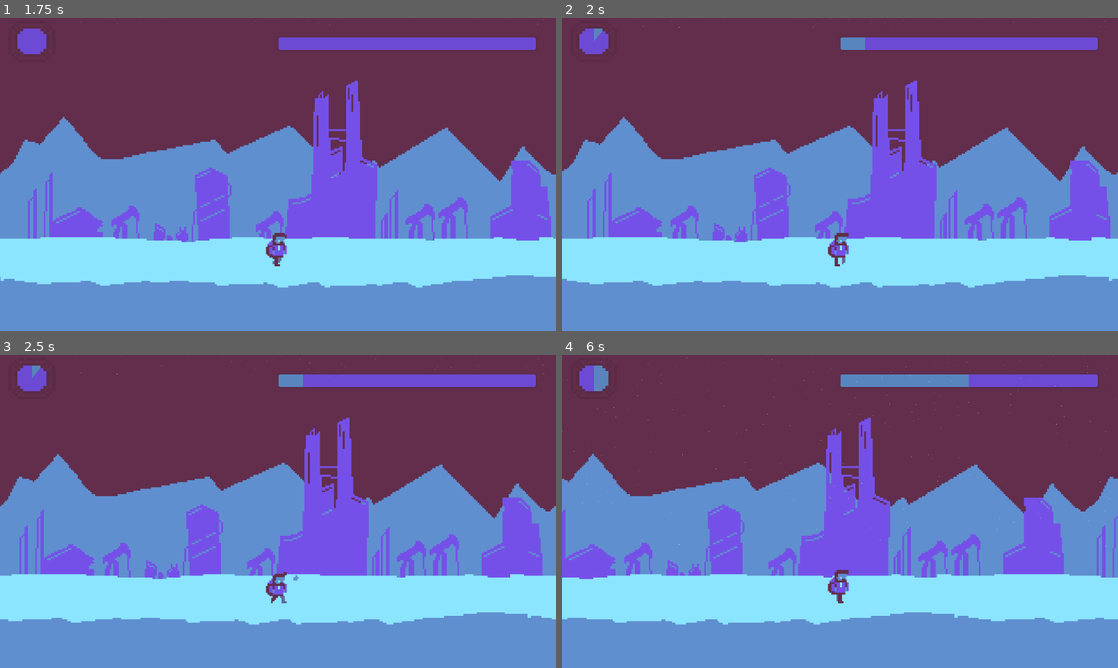
Above: before the commit, frames 1-4 (two rows, left to right).
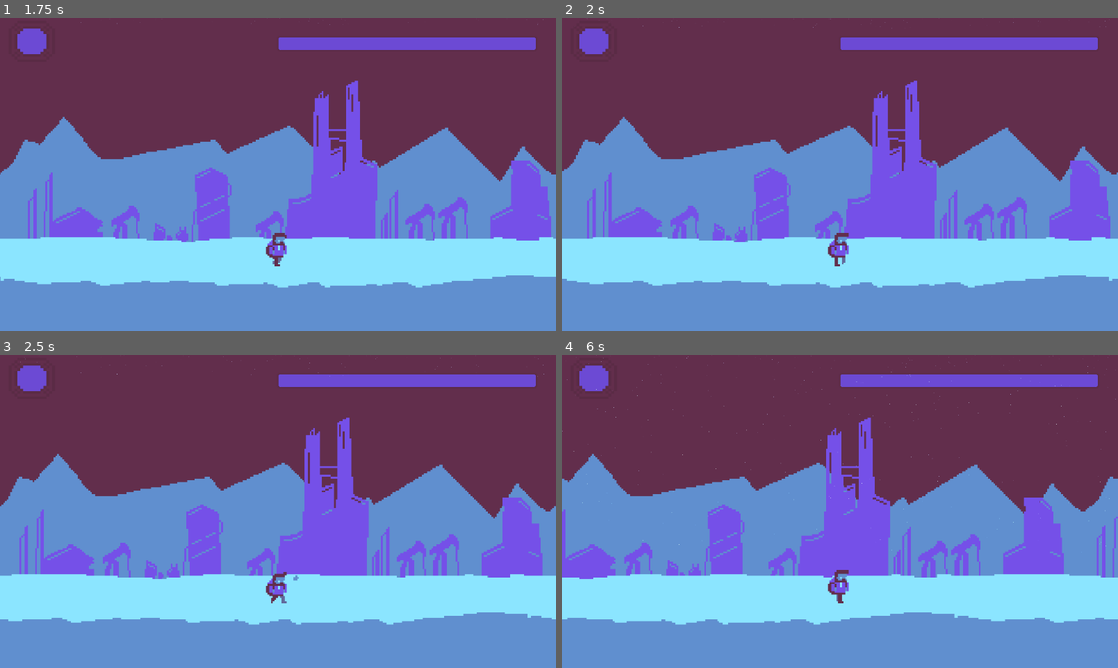
Above: after the commit, the same moments.

Repository: Mightysmallfry/BonesAndBullets
Game: Godot game, scene res://Menus/main_menu.tscn
The game is run twice, just before and just after one commit, with the same random seed, the same clock (stepped at 60 frames per second) and the same inputs.
Inputs (mouse positions are in pixels of both pictures, inside the frame that each line leads up to):
- Up to frame 1 (1.75 s): click "Begin Your Expedition" at 0.5 s; click "Continue" at 1.25 s
- Up to frame 2 (2 s): no input
- Up to frame 3 (2.5 s): tap Enter at 2 s; move the mouse to (400, 495) at 2.02 s; click (400, 495) at 2.17 s
- Up to frame 4 (6 s): move the mouse to (728, 527) at 2.77 s; click (728, 527) at 2.92 s; move the mouse to (895, 442) at 3.52 s; click (895, 442) at 3.67 s; move the mouse to (812, 574) at 4.27 s; click (812, 574) at 4.42 s; move the mouse to (1006, 558) at 5.02 s; click (1006, 558) at 5.17 s; move the mouse to (673, 464) at 5.77 s; click (673, 464) at 5.92 s

Frame 1 is identical in both runs. In frame 2, 0.2% of the frame differs, in the area x 5-55%, y 3-11%; in frame 3, 0.2%; in frame 4, 1.1%, in the area x 5-74%, y 3-12%.
Error after the commit: Invalid assignment of property or key 'time' with value of type 'float' on a base object of type 'Timer'. (res://World/main.gd:21)

Commit message:
Combat effectively done

Diff:
--- a/Combat/Arena.tscn
+++ b/Combat/Arena.tscn
@@ -6,9 +6,10 @@
 [ext_resource type="PackedScene" uid="uid://uppqbbrbo8c1" path="res://Player/cross_input_handler.tscn" id="2_wtktk"]
 [ext_resource type="Script" uid="uid://dy65ldlqe2cvl" path="res://Assets/VFX/SnowEffect.gd" id="3_obj01"]
 [ext_resource type="Script" uid="uid://jxm3k2ac7oqr" path="res://Combat/Scripts/combatUI.gd" id="4_wtktk"]
-[ext_resource type="Script" uid="uid://bx35vmfikgmrj" path="res://Combat/button_hell.gd" id="6_o6ykf"]
+[ext_resource type="Script" uid="uid://bx35vmfikgmrj" path="res://Combat/Scripts/button_hell.gd" id="6_o6ykf"]
 [ext_resource type="Texture2D" uid="uid://ct8jsv8axjcwe" path="res://icon.svg" id="6_tc6bs"]
 [ext_resource type="AudioStream" uid="uid://bemxngtaip3b0" path="res://Assets/[Fight Theme]-Fighting Against Despair_v_0B.mp3" id="8_d331y"]
+[ext_resource type="Script" uid="uid://ciilte8rtixnx" path="res://Combat/Scripts/combat_win.gd" id="10_1uhy4"]
 
 [sub_resource type="CanvasItemMaterial" id="CanvasItemMaterial_eemgk"]
 blend_mode = 1
@@ -815,6 +816,90 @@
 \"FLEE\" and end the combat"
 
 [node name="Button" type="Button" parent="RULES/MarginContainer/VBoxContainer"]
+layout_mode = 2
+text = "Return"
+
+[node name="WIN" type="PanelContainer" parent="."]
+visible = false
+offset_left = -1.0
+offset_top = 1.0
+offset_right = 1152.0
+offset_bottom = 650.0
+theme = SubResource("Theme_1uhy4")
+script = ExtResource("10_1uhy4")
+
+[node name="MarginContainer" type="MarginContainer" parent="WIN"]
+layout_mode = 2
+
+[node name="VBoxContainer" type="VBoxContainer" parent="WIN/MarginContainer"]
+layout_mode = 2
+size_flags_horizontal = 4
+size_flags_vertical = 4
+
+[node name="Label" type="Label" parent="WIN/MarginContainer/VBoxContainer"]
+layout_mode = 2
+text = "Points To Alocate: 10"
+
+[node name="GridContainer" type="GridContainer" parent="WIN/MarginContainer/VBoxContainer"]
+layout_mode = 2
+columns = 2
+
+[node name="Label" type="Label" parent="WIN/MarginContainer/VBoxContainer/GridContainer"]
+layout_mode = 2
+text = "Speed: 50"
+horizontal_alignment = 1
+
+[node name="HBoxContainer" type="HBoxContainer" parent="WIN/MarginContainer/VBoxContainer/GridContainer"]
+layout_mode = 2
+size_flags_horizontal = 3
+
+[node name="Speed-" type="Button" parent="WIN/MarginContainer/VBoxContainer/GridContainer/HBoxContainer"]
+layout_mode = 2
+size_flags_horizontal = 3
+text = "-"
+
+[node name="Speed+" type="Button" parent="WIN/MarginContainer/VBoxContainer/GridContainer/HBoxContainer"]
+layout_mode = 2
+size_flags_horizontal = 3
+text = "+"
+
+[node name="Label2" type="Label" parent="WIN/MarginContainer/VBoxContainer/GridContainer"]
+layout_mode = 2
+text = "Aim: 50"
+horizontal_alignment = 1
+
+[node name="HBoxContainer2" type="HBoxContainer" parent="WIN/MarginContainer/VBoxContainer/GridContainer"]
+layout_mode = 2
+
+[node name="Aim-" type="Button" parent="WIN/MarginContainer/VBoxContainer/GridContainer/HBoxContainer2"]
+layout_mode = 2
+size_flags_horizontal = 3
+text = "-"
+
+[node name="Aim+" type="Button" parent="WIN/MarginContainer/VBoxContainer/GridContainer/HBoxContainer2"]
+layout_mode = 2
+size_flags_horizontal = 3
+text = "+"
+
+[node name="Label3" type="Label" parent="WIN/MarginContainer/VBoxContainer/GridContainer"]
+layout_mode = 2
+text = "Melee : 50"
+horizontal_alignment = 1
+
+[node name="HBoxContainer3" type="HBoxContainer" parent="WIN/MarginContainer/VBoxContainer/GridContainer"]
+layout_mode = 2
+
+[node name="Melee-" type="Button" parent="WIN/MarginContainer/VBoxContainer/GridContainer/HBoxContainer3"]
+layout_mode = 2
+size_flags_horizontal = 3
+text = "-"
+
+[node name="Melee+" type="Button" parent="WIN/MarginContainer/VBoxContainer/GridContainer/HBoxContainer3"]
+layout_mode = 2
+size_flags_horizontal = 3
+text = "+"
+
+[node name="Return" type="Button" parent="WIN/MarginContainer/VBoxContainer"]
 layout_mode = 2
 text = "Return"
 
@@ -897,3 +982,17 @@
 [connection signal="pressed" from="Sacrifice/MarginContainer/GridContainer/Ammo" to="Container" method="_on_ammo_pressed"]
 [connection signal="mouse_entered" from="RULES/MarginContainer/VBoxContainer/Button" to="Container" method="_on_button_mouse_entered" flags=18]
 [connection signal="pressed" from="RULES/MarginContainer/VBoxContainer/Button" to="Container" method="_on_button_pressed"]
+[connection signal="mouse_entered" from="WIN/MarginContainer/VBoxContainer/GridContainer/HBoxContainer/Speed-" to="WIN" method="_on_button_mouse_entered" flags=18]
+[connection signal="pressed" from="WIN/MarginContainer/VBoxContainer/GridContainer/HBoxContainer/Speed-" to="WIN" method="_on_Nspeed_pressed"]
+[connection signal="mouse_entered" from="WIN/MarginContainer/VBoxContainer/GridContainer/HBoxContainer/Speed+" to="WIN" method="_on_button_mouse_entered" flags=18]
+[connection signal="pressed" from="WIN/MarginContainer/VBoxContainer/GridContainer/HBoxContainer/Speed+" to="WIN" method="_on_Pspeed_pressed"]
+[connection signal="mouse_entered" from="WIN/MarginContainer/VBoxContainer/GridContainer/HBoxContainer2/Aim-" to="WIN" method="_on_button_mouse_entered" flags=18]
+[connection signal="pressed" from="WIN/MarginContainer/VBoxContainer/GridContainer/HBoxContainer2/Aim-" to="WIN" method="_on_Naim_pressed"]
+[connection signal="mouse_entered" from="WIN/MarginContainer/VBoxContainer/GridContainer/HBoxContainer2/Aim+" to="WIN" method="_on_button_mouse_entered" flags=18]
+[connection signal="pressed" from="WIN/MarginContainer/VBoxContainer/GridContainer/HBoxContainer2/Aim+" to="WIN" method="_on_Paim_pressed"]
+[connection signal="mouse_entered" from="WIN/MarginContainer/VBoxContainer/GridContainer/HBoxContainer3/Melee-" to="WIN" method="_on_button_mouse_entered" flags=18]
+[connection signal="pressed" from="WIN/MarginContainer/VBoxContainer/GridContainer/HBoxContainer3/Melee-" to="WIN" method="_on_melee_pressed"]
+[connection signal="mouse_entered" from="WIN/MarginContainer/VBoxContainer/GridContainer/HBoxContainer3/Melee+" to="WIN" method="_on_button_mouse_entered" flags=18]
+[connection signal="pressed" from="WIN/MarginContainer/VBoxContainer/GridContainer/HBoxContainer3/Melee+" to="WIN" method="_on_Pmelee_pressed"]
+[connection signal="mouse_entered" from="WIN/MarginContainer/VBoxContainer/Return" to="WIN" method="_on_button_mouse_entered" flags=18]
+[connection signal="pressed" from="WIN/MarginContainer/VBoxContainer/Return" to="WIN" method="_on_return_pressed"]
--- a/Combat/Scripts/Arena.gd
+++ b/Combat/Scripts/Arena.gd
@@ -11,6 +11,8 @@
 	var melee:int = Globals.combat_melee
 	var action_points:int = floor(Globals.combat_speed / 25.0) + 2
 
+var skills_to_earn:int = 0
+
 var player:playerCombat
 var thisCombatEvent:CombatEvent
 var players_turn:bool
@@ -37,8 +39,8 @@
 		if player.health < 1:
 			get_tree().change_scene_to_file("res://Menus/main_menu.tscn")
 		else:
-			get_tree().change_scene_to_file("res://World/main.tscn")
-
+			print(skills_to_earn)
+			$WIN._setup(skills_to_earn)
 
 ## Loads combat resource and initalizes combatants
 func loadCombat(combatScene:String)->void:
@@ -71,9 +73,6 @@
 	Globals.bullets = player.bullets
 	Globals.startingBones = player.bones
 
-	# Update Skills
-
-	# return to main
 	print("WIN")
 	$BufferTimer.start()
 
@@ -94,6 +93,8 @@
 		a_enemy.distance = thisCombatEvent.avg_starting_distance
 	a_enemy.distance = vary.call(a_enemy.distance, a_enemy.distance_variance, 0, 85)
 
+	if thisCombatEvent.avg_starting_cover > -1:
+		a_enemy.cover = thisCombatEvent.avg_starting_cover
 	a_enemy.cover = vary.call(a_enemy.cover, a_enemy.cover_variance, 0)
 	combatUI.add_enemy_selector(a_enemy.name, a_enemy.health, a_enemy.distance, [_calculate_aim_chance(player, a_enemy), _calculate_aim_chance(a_enemy), _calculate_melee(a_enemy)])
 
@@ -103,6 +104,10 @@
 	var index:int = get_enemy_index(a_enemy)
 	if index == -1:
 		return
+	skills_to_earn += floor((a_enemy.health/101.0) + (a_enemy.speed/50.0) + (a_enemy.aim/50.0) + (a_enemy.melee/50.0))
+	for i in thisCombatEvent.enemies:
+			i.moral -= 10
+
 	combatUI.remove_enemy_selector(index)
 	if thisCombatEvent.enemies.pop_at(index) == null || thisCombatEvent.enemies.size() == 0:
 		resolveCombat()
@@ -234,10 +239,10 @@
 func _move(acting_enemy:enemy, away:bool=false)->void:
 	acting_enemy.movement -= 1
 	if !away:
-		combatUI.update_battle_log(acting_enemy.name + " moved towards you")
+		combatUI.update_battle_log(acting_enemy.name + " moved towards You")
 		acting_enemy.distance = move_toward(acting_enemy.distance, prefered_distance[acting_enemy.prefered_distance], (acting_enemy.speed / 10.0))
 	else:
-		combatUI.update_battle_log(acting_enemy.name + " moved away from you")
+		combatUI.update_battle_log(acting_enemy.name + " moved away from You")
 		acting_enemy.distance += (acting_enemy.speed / 10.0)
 
 ## Attack player if capible
@@ -245,25 +250,25 @@
 	if acting_enemy.attack_type == 1:
 		if rng.randf() < _calculate_aim_chance(acting_enemy):
 			var bullet_damage:int = randi_range(40,80)
-			combatUI.update_battle_log(acting_enemy.name + " shot you for " + str(bullet_damage) + " health")
+			combatUI.update_battle_log(acting_enemy.name + " shot You for " + str(bullet_damage) + " health")
 			_take_damage(bullet_damage)
 		else:
-			combatUI.update_battle_log(acting_enemy.name + " Shot at You but Missed")
+			combatUI.update_battle_log(acting_enemy.name + " shot at You but missed")
 		return
 	elif acting_enemy.distance < 1:
 		var melee = _calculate_melee(acting_enemy)
 		if randf() < melee:
 			# Player Wins
 			var damage:int = round(melee * player.melee)
-			combatUI.update_battle_log(acting_enemy.name + " engaged in a melee with you but you won, causing " + str(damage) + " damage")
+			combatUI.update_battle_log(acting_enemy.name + " engaged in a melee with You but You won, causing " + str(damage) + " damage")
 			_enemy_take_damage(acting_enemy, damage)
 		else:
 			# Player Loses
 			var damage:int = round(melee * acting_enemy.melee)
-			combatUI.update_battle_log(acting_enemy.name + " engaged in a melee with you and beat you up causing " + str(damage) + " damage")
+			combatUI.update_battle_log(acting_enemy.name + " engaged in a melee with You and beat You up causing " + str(damage) + " damage")
 			_take_damage(damage)
 		return
-	combatUI.update_battle_log(acting_enemy.name + " stares at you angry")
+	combatUI.update_battle_log(acting_enemy.name + " stares at You angry")
 
 
 func _on_EnemyAction_timeout()->void:
@@ -341,6 +346,7 @@
 				_:
 					printerr("ERROR: UNKNOWN SACRIFICE VALUE")
 		"flee":
+			combatUI.update_battle_log("You escaped the battle")
 			resolveCombat()
 	combatUI.update_player(player)
 
@@ -362,7 +368,7 @@
 
 func _move_away(index:int)->void:
 	combatUI.update_battle_log("You run away from " + thisCombatEvent.enemies[index].name)
-	thisCombatEvent.enemies[index].distance -= (player.speed / 10.0)
+	thisCombatEvent.enemies[index].distance += (player.speed / 10.0)
 
 func _shoot(index:int)->void:
 	player.bullets -= 1
--- /dev/null
+++ b/Combat/Scripts/combat_win.gd
@@ -0,0 +1,111 @@
+extends PanelContainer
+
+
+var _start_speed:int = 0
+var _start_aim:int = 0
+var _start_melee:int = 0
+
+var _speed:int = 0
+var _aim:int = 0
+var _melee:int = 0
+
+var _skill_points:int = 0
+
+func _setup(skills_to_earn:int)->void:
+	_start_speed = $"..".player.speed
+	_start_aim = $"..".player.aim
+	_start_melee = $"..".player.melee
+
+	_speed = $"..".player.speed
+	_aim = $"..".player.aim
+	_melee = $"..".player.melee
+	$".".visible = true
+	$"MarginContainer/VBoxContainer/GridContainer/HBoxContainer/Speed-".grab_focus()
+	_skill_points = skills_to_earn
+	_update()
+
+func _update_UI()->void:
+	$MarginContainer/VBoxContainer/Label.text = ("Points To Alocate: " + str(_skill_points))
+	$MarginContainer/VBoxContainer/GridContainer/Label.text = ("Speed: " + str(_speed))
+	$MarginContainer/VBoxContainer/GridContainer/Label2.text = ("Aim: " + str(_aim))
+	$MarginContainer/VBoxContainer/GridContainer/Label3.text = ("Speed: " + str(_melee))
+
+func _on_button_mouse_entered(source: Control) -> void:
+	if Globals.IsPaused:
+		return
+	source.grab_focus()
+
+func _enable_pos()->void:
+	if _speed < 100 and _skill_points > 0:
+		$"MarginContainer/VBoxContainer/GridContainer/HBoxContainer/Speed+".disabled = false
+	elif (_speed == 100 || _skill_points == 0):
+		$"MarginContainer/VBoxContainer/GridContainer/HBoxContainer/Speed+".disabled = true
+	if _aim < 100 and _skill_points > 0:
+		$"MarginContainer/VBoxContainer/GridContainer/HBoxContainer2/Aim+".disabled = false
+	elif (_aim == 100 || _skill_points == 0):
+		$"MarginContainer/VBoxContainer/GridContainer/HBoxContainer2/Aim+".disabled = true
+	if  _melee < 100 and _skill_points > 0:
+		$"MarginContainer/VBoxContainer/GridContainer/HBoxContainer3/Melee+".disabled = false
+	elif (_melee == 100 || _skill_points == 0):
+		$"MarginContainer/VBoxContainer/GridContainer/HBoxContainer3/Melee+".disabled = true
+
+func _enable_neg():
+	if _speed != _start_speed:
+		$"MarginContainer/VBoxContainer/GridContainer/HBoxContainer/Speed-".disabled = false
+	elif _speed == _start_speed:
+		$"MarginContainer/VBoxContainer/GridContainer/HBoxContainer/Speed-".disabled = true
+	if _aim != _start_aim:
+		$"MarginContainer/VBoxContainer/GridContainer/HBoxContainer2/Aim-".disabled = false
+	elif _aim == _start_aim:
+		$"MarginContainer/VBoxContainer/GridContainer/HBoxContainer2/Aim-".disabled = true
+	if _melee != _start_melee:
+		$"MarginContainer/VBoxContainer/GridContainer/HBoxContainer3/Melee-".disabled = false
+	elif _melee == _start_melee:
+		$"MarginContainer/VBoxContainer/GridContainer/HBoxContainer3/Melee-".disabled = true
+
+func _update()->void:
+	_update_UI()
+	_enable_pos()
+	_enable_neg()
+
+func _on_Nspeed_pressed() -> void:
+	_speed -= 1
+	_skill_points += 1
+	_update()
+
+
+func _on_Pspeed_pressed() -> void:
+	_speed += 1
+	_skill_points -= 1
+	_update()
+
+
+func _on_Naim_pressed() -> void:
+	_aim -= 1
+	_skill_points += 1
+	_update()
+
+
+func _on_Paim_pressed() -> void:
+	_aim += 1
+	_skill_points -= 1
+	_update()
+
+
+func _on_melee_pressed() -> void:
+	_melee -= 1
+	_skill_points += 1
+	_update()
+
+
+func _on_Pmelee_pressed() -> void:
+	_melee += 1
+	_skill_points -= 1
+	_update()
+
+
+func _on_return_pressed() -> void:
+	Globals.combat_speed = _speed
+	Globals.combat_aim = _aim
+	Globals.combat_melee = _melee
+	get_tree().change_scene_to_file("res://World/main.tscn")
--- a/Globals.gd
+++ b/Globals.gd
@@ -14,12 +14,14 @@
 
 @export_category("Timing Variables")
 # Measured in seconds ~5 minutes
-@export var destinationTime: float = 10
+@export var destinationTime: float = 300
 # This could change as a range of 20-40 seconds
 # When story event happens, pause the time until destination.
-@export var timeBetweenStoryEvents: float = 10
+@export var timeBetweenStoryEvents: float = 15
 @export var startingDay: int = 1
 @export var currentDay: int
+
+var currentDestinationTime:float = destinationTime
 
 var IsPaused: bool = false
 
--- a/World/main.gd
+++ b/World/main.gd
@@ -18,6 +18,7 @@
 	Globals.set_max_time(storyEventTimer, Globals.timeBetweenStoryEvents)
 
 	destinationTimer.wait_time = Globals.get_max_time(destinationTimer)
+	destinationTimer.time = Globals.currentDestinationTime
 	storyEventTimer.wait_time = Globals.get_max_time(storyEventTimer)
 
 	_cachedEventFiles = load_story_events(STORY_EVENT_DIR)
Not shown: 1 places in Combat/Arena.tscn that only renumber resources
Renamed: Combat/button_hell.gd -> Combat/Scripts/button_hell.gd
Renamed: Combat/button_hell.gd.uid -> Combat/Scripts/button_hell.gd.uid
Not shown, added: Combat/Scripts/combat_win.gd.uid
